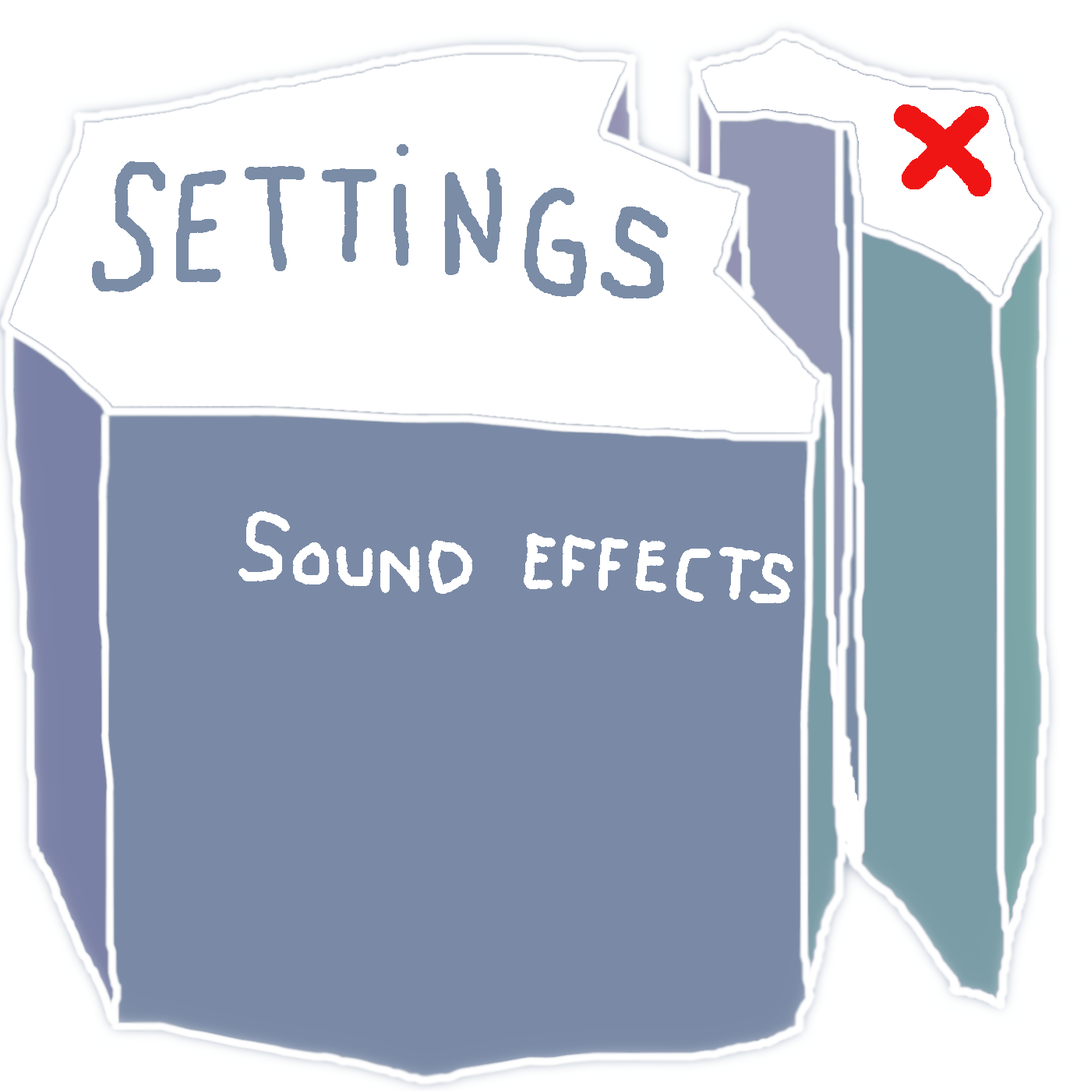
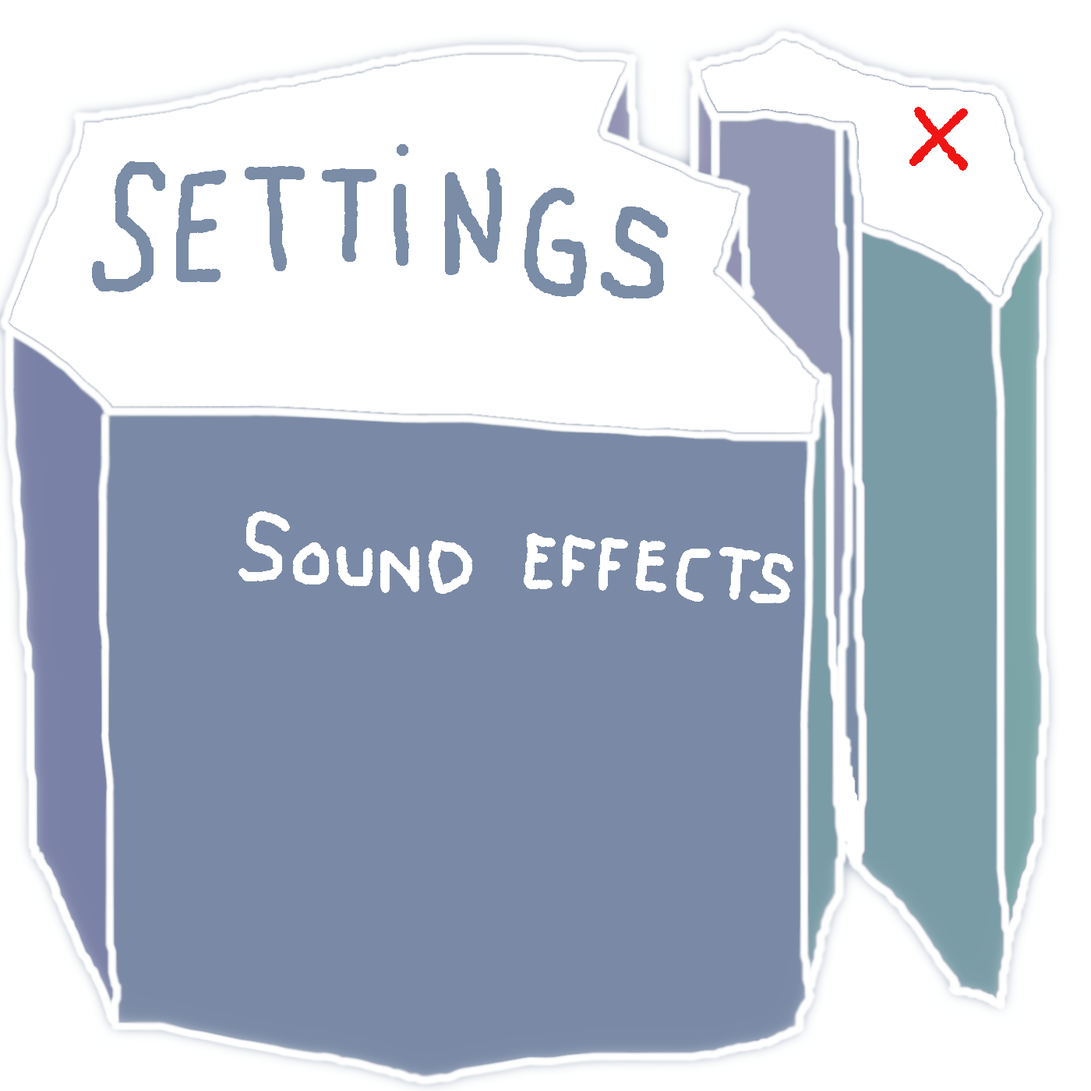
Layers edited between the first and the second 1091 x 1091 image:
painted on "Background" over (894, 104, 992, 197)
